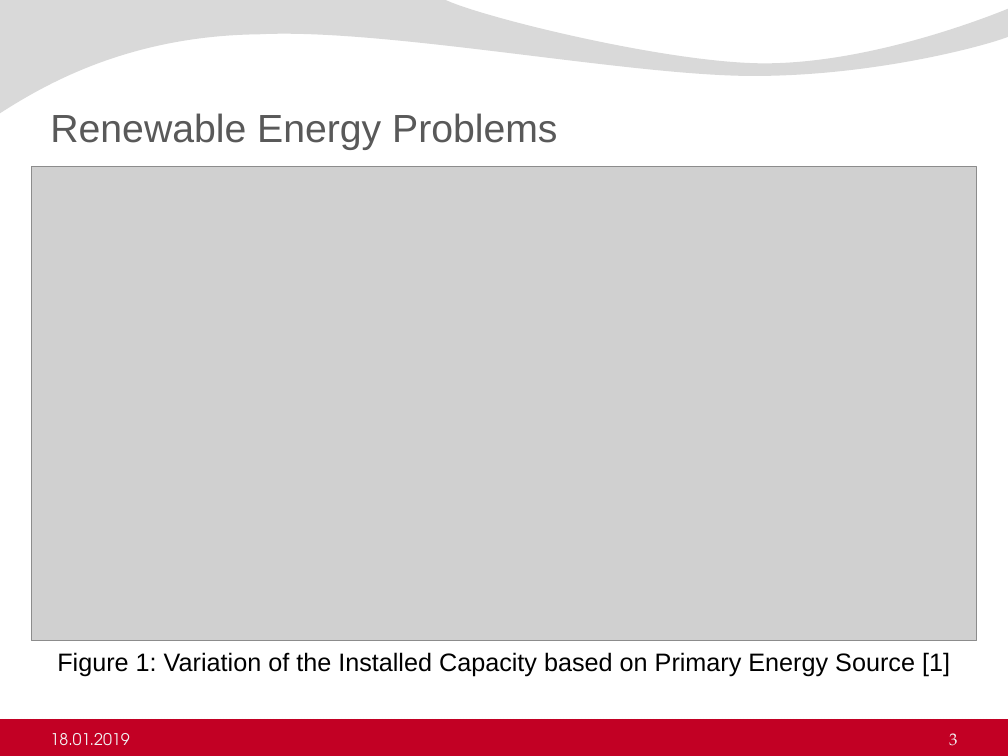
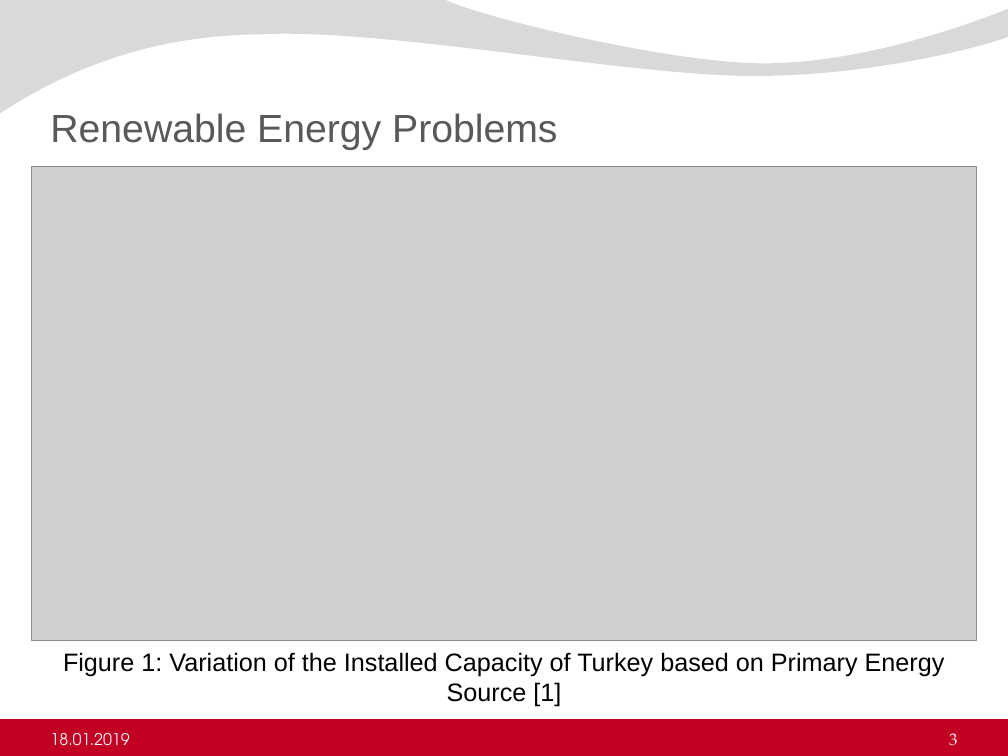
Before and after one commit to ErencanDuymaz/Research, a slide deck: slide 3 of Thesis/Thesis Defence/Erencan_Duymaz_thesis_defence.pptx. Drawn at 1008x756 pixels with LibreOffice and Linux fonts; fonts in the diff are those of the drawing; grey boxes stand for pictures; background and template pictures are left out. Boxes give left, top, right and bottom in pixels: in the first picture for what was removed or moved away, otherwise in the second. Text is boxed around its words. In the diff, an @@ line names an element or a change of style, - is before the commit and + after.

```diff
--- a/Thesis/Thesis Defence/Erencan_Duymaz_thesis_defence.pptx
+++ b/Thesis/Thesis Defence/Erencan_Duymaz_thesis_defence.pptx
@@ text at box(63, 652, 945, 707): text changed @@
-Figure 1: Variation of the Installed Capacity based on Primary Energy Source [1]
+Figure 1: Variation of the Installed Capacity of Turkey based on Primary Energy Source [1]
```
Also in this commit, not shown: 14 other slides changed, 1 slide added, 2 other files.
